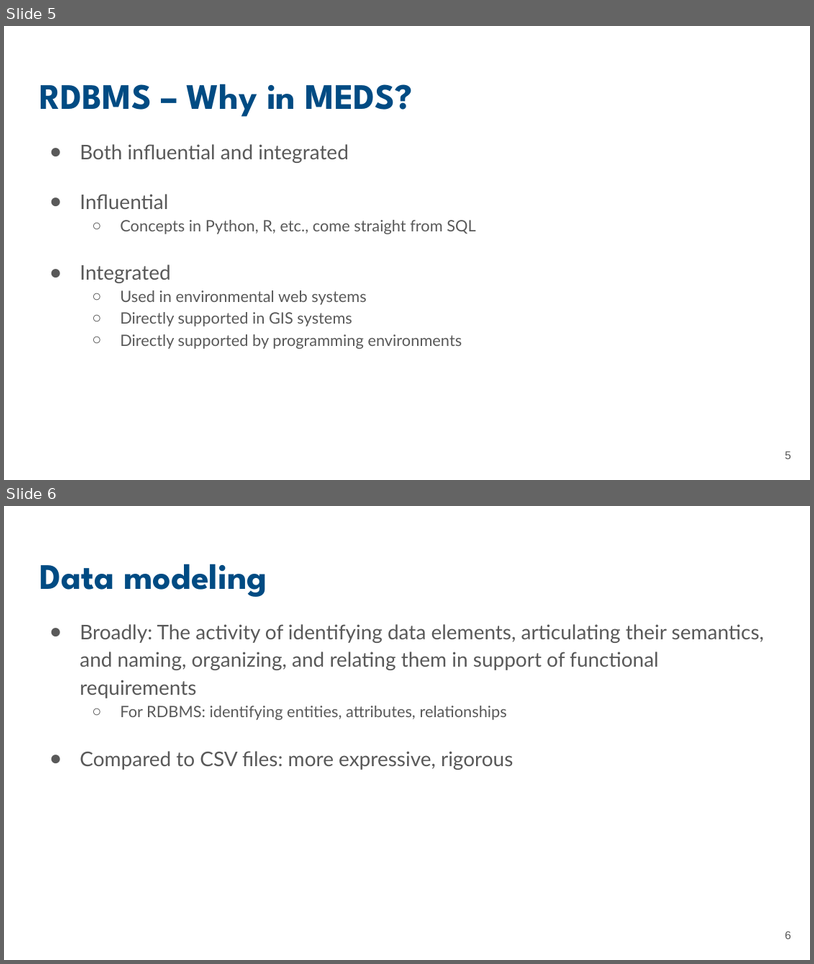
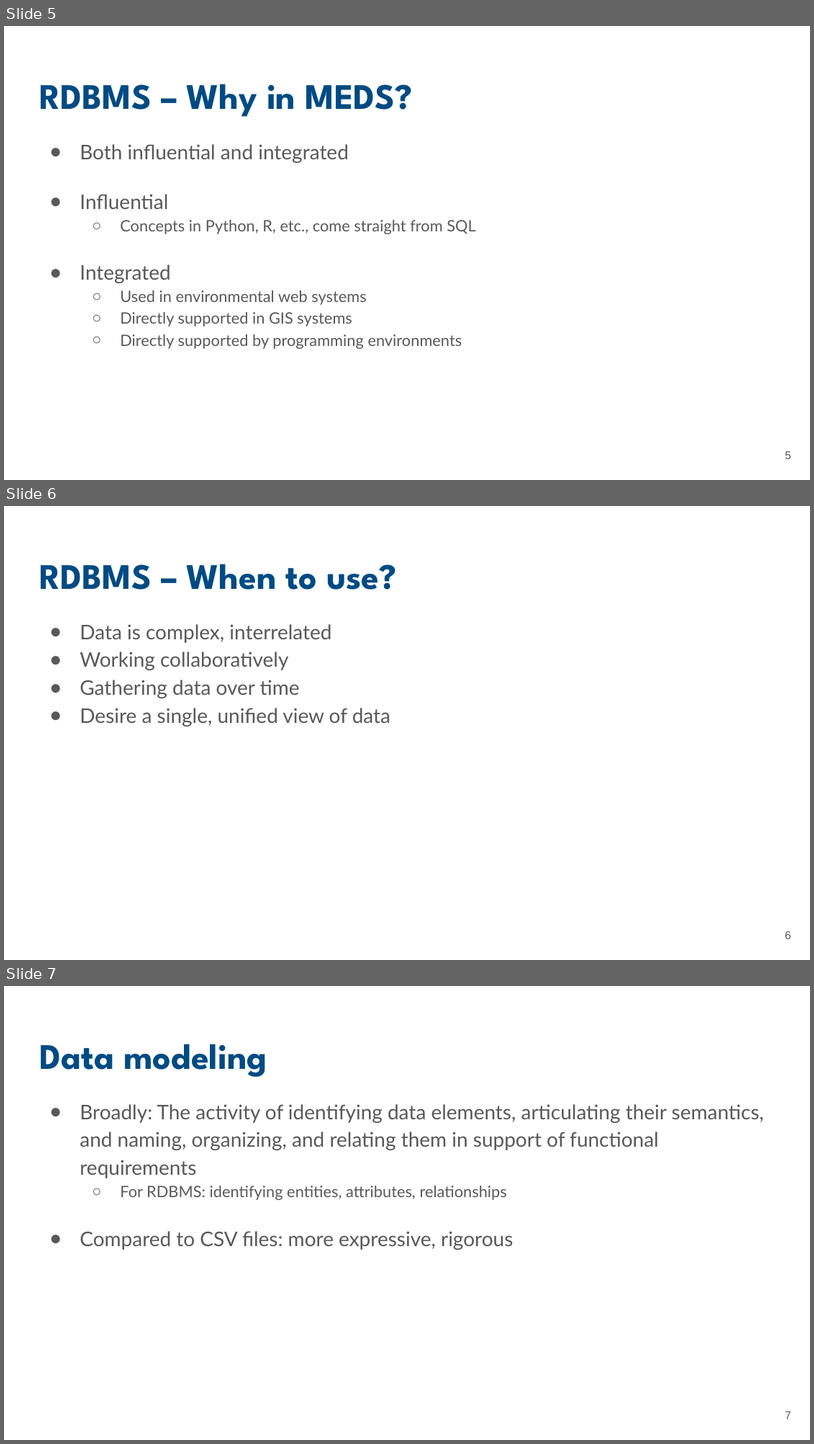
Before and after one commit to UCSB-Library-Research-Data-Services/bren-eds213, a slide deck: modules/week01/slides-01.pptx. Shown one above the other, each under a label of ours: slides 5 and 6 before the commit, slides 5, 6 and 7 after it. The pictures are 814x964 and 814x1444 pixels, drawn with LibreOffice and Linux fonts; fonts in the diff are those of the drawing. Boxes give left, top, right and bottom in pixels: in the first picture for what was removed or moved away, otherwise in the second. Text is boxed around its words. In the diff, an @@ line names an element or a change of style, - is before the commit and + after.

```diff
--- a/modules/week01/slides-01.pptx
+++ b/modules/week01/slides-01.pptx
@@ slide 6 added at (4, 506, 810, 960), background #FFFFFF @@
@@ title added at (39, 564, 396, 590), 32 pt, text #004B83, bold @@
+RDBMS – When to use?
@@ text added at (80, 624, 391, 726), 18 pt, text #595959 @@
+● Data is complex, interrelated
+● Working collaboratively
+● Gathering data over time
+● Desire a single, unified view of data
@@ page number added at (785, 931, 792, 939), 10 pt, text #595959 @@
+6
@@ what was slide 6 is now slide 7 @@
@@ page number at (785, 1411, 792, 1419): text changed @@
-6
+7
```
Also in this commit, not shown: 1 slide changed.
